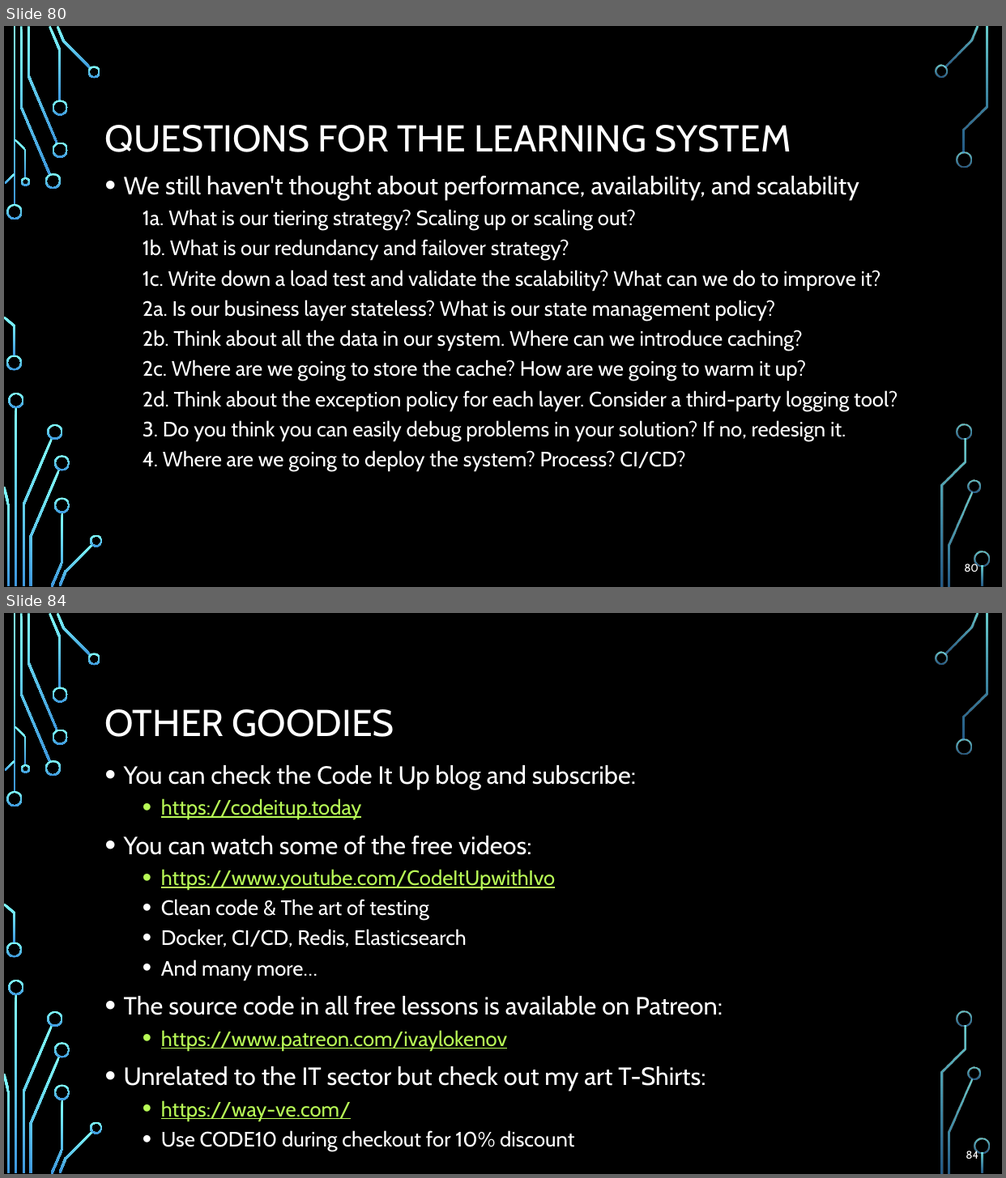
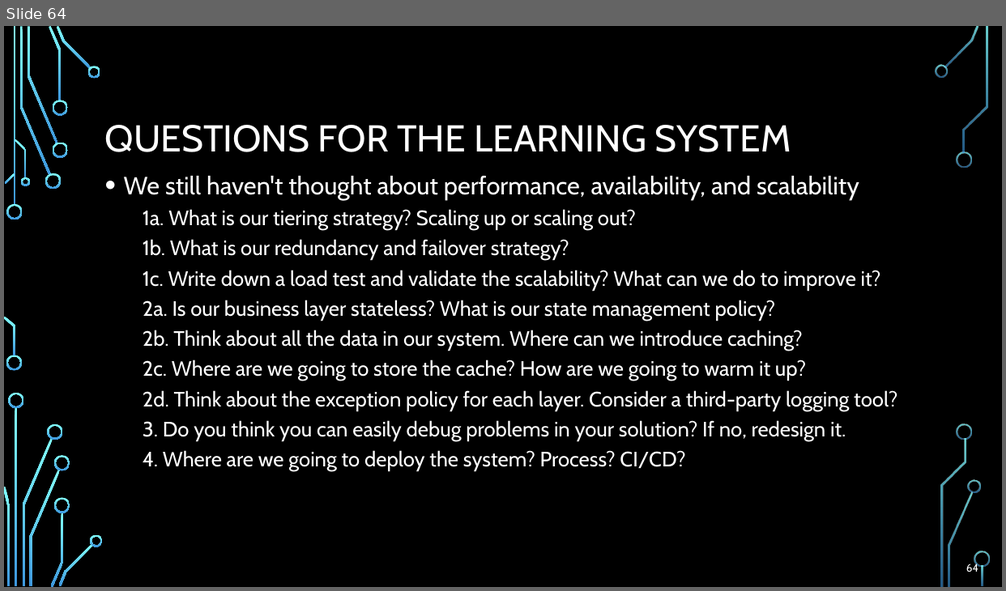
Before and after one commit to profjordanov/doctorate, a slide deck: resources/Software-Architecture-S/Presentation-Part4-Quality-Attributes-Considerations.pptx. Shown one above the other, each under a label of ours: slides 80 and 84 before the commit, slide 64 after it; the slides between them are not shown. The pictures are 1006x1178 and 1006x591 pixels, drawn with LibreOffice and Linux fonts; fonts in the diff are those of the drawing; background and template pictures are left out. Boxes give left, top, right and bottom in pixels: in the first picture for what was removed or moved away, otherwise in the second. Text is boxed around its words. In the diff, an @@ line names an element or a change of style, - is before the commit and + after.

```diff
--- a/resources/Software-Architecture-S/Presentation-Part4-Quality-Attributes-Considerations.pptx
+++ b/resources/Software-Architecture-S/Presentation-Part4-Quality-Attributes-Considerations.pptx
@@ slide 84 removed at (4, 613, 1002, 1174), background picture (left out); not listed: 36 template elements that a slide beside it also shows @@
@@ title removed at (105, 709, 394, 737) @@
-OTHER GOODIES
@@ text removed at (124, 765, 722, 1152) @@
-• You can check the Code It Up blog and subscribe:
-  • https://codeitup.today
-• You can watch some of the free videos:
-  • https://www.youtube.com/CodeItUpwithIvo
-  • Clean code & The art of testing
-  • Docker, CI/CD, Redis, Elasticsearch
-  • And many more…
-• The source code in all free lessons is available on Patreon:
-  • https://www.patreon.com/ivaylokenov
-• Unrelated to the IT sector but check out my art T-Shirts:
-  • https://way-ve.com/
-  • Use CODE10 during checkout for 10% discount
@@ page number removed at (965, 1150, 978, 1159) @@
-84
@@ what was slide 80 is now slide 64 @@
@@ page number at (966, 563, 978, 572): text changed @@
-80
+64
```
Also in this commit, not shown: 22 other slides removed.
